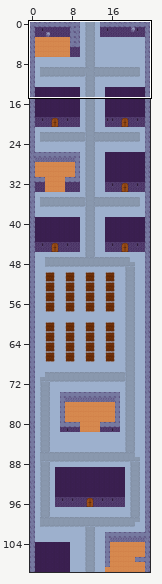
An edit to a level. Tiled map, assets/src/main_tilemap.tmx. Above: a wide view before the commit, with the close-up outlined.
Close-up. Before:
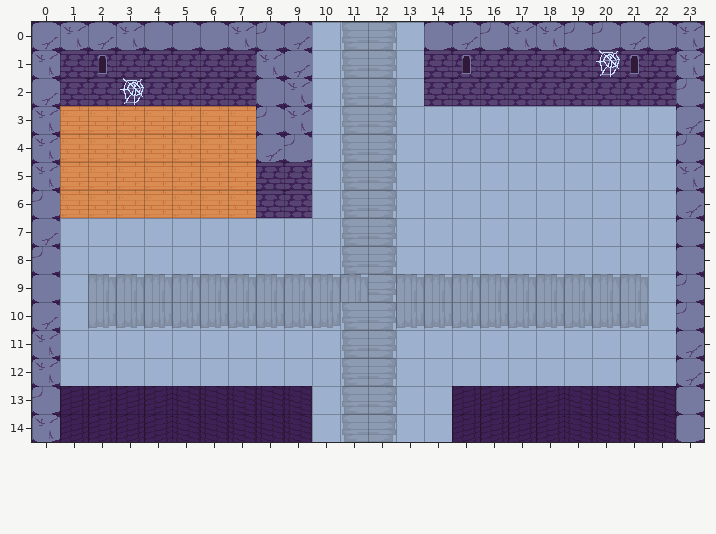
Cells are 32x32 px. Shown: x 0..23, y 0..14. The commit also changed other parts of the map, which this record leaves out. The old version is drawn lined up with the new one.
Once edited:
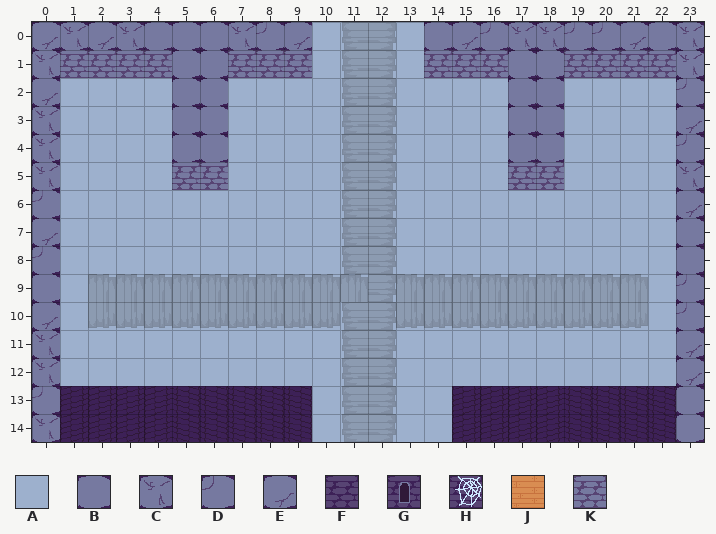
Key: from "main_tilemap2": A 0, B 1, C 2, D 3, E 4, F 5, G 6, H 7, J 8, K 11.
_ is an empty cell.
Difference:
{"change": "map size 24x125 -> 24x180 cells"}
{"where": "layer \"main\""}
{"y":1,"x":1,"old":"FGFFFFFCE","new":"KKKKBBKKK"}
{"y":1,"x":14,"old":"FGFFFFHGF","new":"KKKBBKKKK"}
{"y":2,"x":1,"old":"FFHFFFFBC","new":"AAAABBAAA"}
{"y":2,"x":14,"old":"FFFFFFFFF","new":"AAABBAAAA"}
{"y":3,"x":1,"old":"JJJJJJJDC","new":"AAAABBAAA"}
{"y":3,"x":17,"old":"AA","new":"BB"}
{"y":4,"x":1,"old":"JJJJJJJED","new":"AAAABBAAA"}
{"y":4,"x":17,"old":"AA","new":"BB"}
{"y":5,"x":1,"old":"JJJJJJJFF","new":"AAAAKKAAA"}
{"y":5,"x":17,"old":"AA","new":"KK"}
{"y":6,"x":1,"old":"JJJJJJJFF","new":"AAAAAAAAA"}
